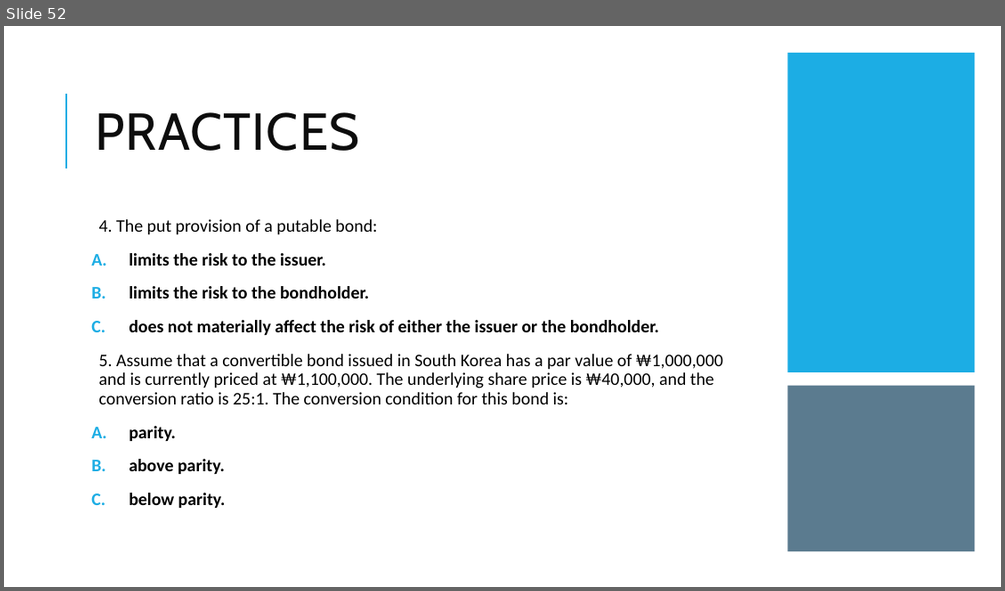
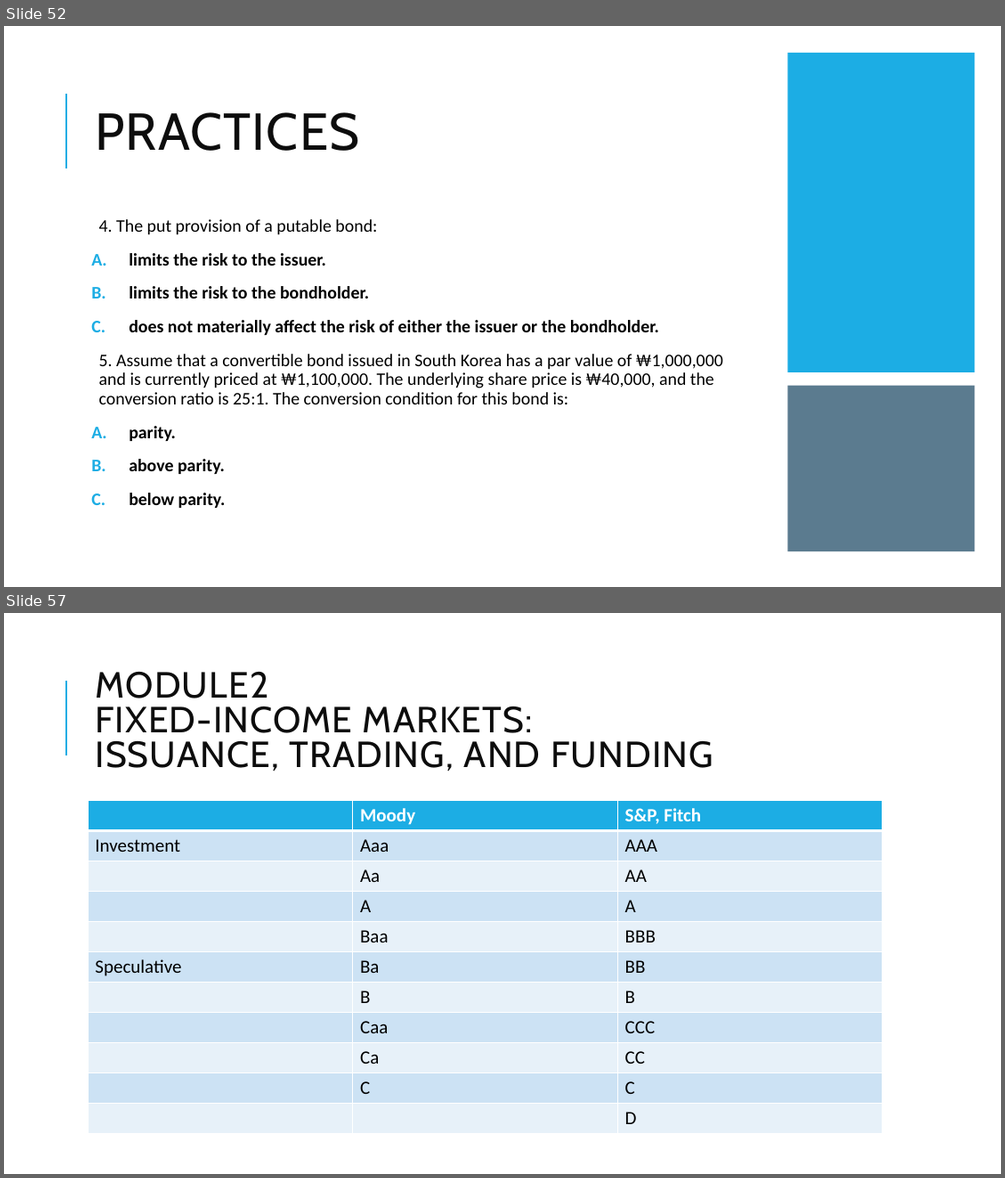
Before and after one commit to Isco0530/data, a slide deck: Fixed Income.pptx. Shown one above the other, each under a label of ours: slide 52 before the commit, slides 52 and 57 after it; the slides between them are not shown. The pictures are 1005x591 and 1005x1178 pixels, drawn with LibreOffice and Linux fonts; fonts in the diff are those of the drawing. Boxes give left, top, right and bottom in pixels: in the first picture for what was removed or moved away, otherwise in the second. Text is boxed around its words. In the diff, an @@ line names an element or a change of style, - is before the commit and + after.

```diff
--- a/Fixed Income.pptx
+++ b/Fixed Income.pptx
@@ slide 57 added at bbox=[4, 613, 1001, 1174], background #FFFFFF; not listed: 1 template element that a slide beside it also shows @@
@@ title added at bbox=[95, 672, 713, 771], 35 pt, text #0D0D0D @@
+MODULE2
+FIXED-INCOME MARKETS:
+ISSUANCE, TRADING, AND FUNDING
@@ table added at bbox=[88, 800, 882, 1134], 11 rows, 3 columns @@
+ | Moody | S&P, Fitch
+Investment | Aaa | AAA
+ | Aa | AA
+ | A | A
+ | Baa | BBB
+Speculative | Ba | BB
+ | B | B
+ | Caa | CCC
+ | Ca | CC
+ | C | C
+ |  | D
```
Also in this commit, not shown: 4 slides changed, 7 other slides added, 1 other file.
